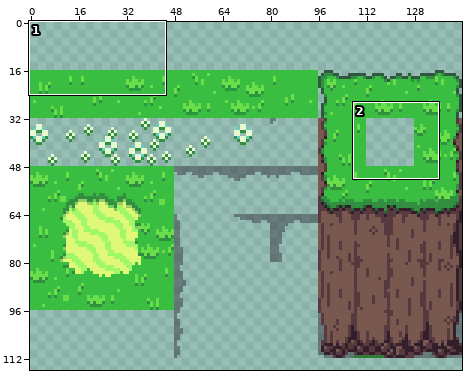
Two states of a sprite sheet, assets/tiles/sprites.png. The first picture is a wide view before the edit; the outline marks the close-up.
Close-up. Before the commit:
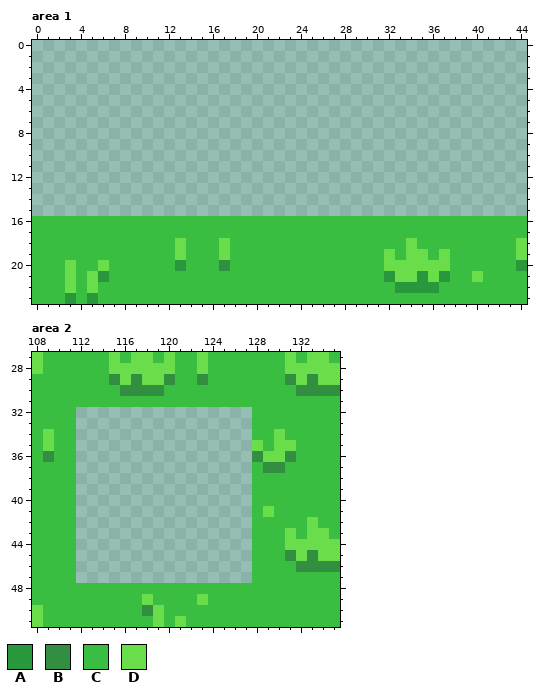
The file is 144x144 pixels. Shown: area 1: x 0..44, y 0..23; area 2: x 108..135, y 27..51. The old version is drawn lined up with the new one. The wide view leaves out empty margins.
Palette (. is transparent): A #29973b  B #328e41  C #3abe41  D #6add4b
Pixels before, area 1, first column x 0:
16 CCCCCCCCCCCCCCCCCCCCCCCCCCCCCCCCCCCCCCCCCCCCC
17 CCCCCCCCCCCCCCCCCCCCCCCCCCCCCCCCCCCCCCCCCCCCC
18 CCCCCCCCCCCCCDCCCDCCCCCCCCCCCCCCCCDCCCCCCCCCD
19 CCCCCCCCCCCCCDCCCDCCCCCCCCCCCCCCDCDDCDCCCCCCD
20 CCCDCCDCCCCCCACCCBCCCCCCCCCCCCCCDDDDDDCCCCCCA
21 CCCDCDACCCCCCCCCCCCCCCCCCCCCCCCCADDADACCDCCCC
22 CCCDCDCCCCCCCCCCCCCCCCCCCCCCCCCCCAAAACCCCCCCC
23 CCCACACCCCCCCCCCCCCCCCCCCCCCCCCCCCCCCCCCCCCCC
Pixels before, area 2, first column x 108:
27 DCCCCCCDCDDCDCCDCCCCCCCDCDDC
28 DCCCCCCDDDDDDCCDCCCCCCCDDDDD
29 CCCCCCCBDBDDBCCBCCCCCCCBDBDD
30 CCCCCCCCBBBBCCCCCCCCCCCCBBBB
31 CCCCCCCCCCCCCCCCCCCCCCCCCCCC
32 CCCC................CCCCCCCC
33 CCCC................CCCCCCCC
34 CDCC................CCDCCCCC
35 CDCC................DCDDCCCC
36 CBCC................BDDBCCCC
37 CCCC................CBBCCCCC
38 CCCC................CCCCCCCC
39 CCCC................CCCCCCCC
40 CCCC................CCCCCCCC
41 CCCC................CDCCCCCC
42 CCCC................CCCCCDCC
43 CCCC................CCCDCDDC
44 CCCC................CCCDDDDD
45 CCCC................CCCBDBDD
46 CCCC................CCCCBBBB
47 CCCC................CCCCCCCC
48 CCCCCCCCCCCCCCCCCCCCCCCCCCCC
49 CCCCCCCCCCDCCCCDCCCCCCCCCCCC
50 DCCCCCCCCCBDCCCCCCCCCCCCCCCC
51 DCCCCCCCCCCDCDCCCCCCCCCCCCCC
After:
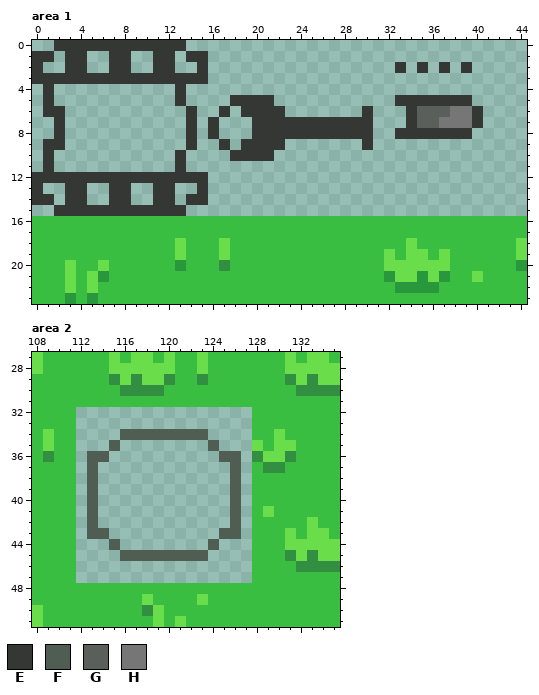
Colours new in this view: E #343734  F #4f5d52  G #5b5f5b  H #757675
The edit:
whole drawing moved by +0,+16 (the old picture is shown already moved)
Area 1:
y 0: x 2..13 ............ -> EEEEEEEEEEEE
y 1: x 0..1 .. -> EE; x 3..4 .. -> EE; x 7..8 .. -> EE; x 11..12 .. -> EE; x 14..15 .. -> EE
y 2: x 0 . -> E; x 3..4 .. -> EE; x 7..8 .. -> EE; x 11..12 .. -> EE; x 15 . -> E; x 33 . -> E; x 35 . -> E; x 37 . -> E; x 39 . -> E
y 3: x 0..15 ................ -> EEEEEEEEEEEEEEEE
y 4: x 1 . -> E; x 13 . -> E
y 5: x 1 . -> E; x 13 . -> E; x 18..21 .... -> EEEE; x 33..39 ....... -> EEEEEEE
y 6: x 1..2 .. -> EE; x 14 . -> E; x 17 . -> E; x 19..22 .... -> EEEE; x 30 . -> E; x 34..40 ....... -> EGGGHHE
y 7: x 2 . -> E; x 14 . -> E; x 16 . -> E; x 20..30 ........... -> EEEEEEEEEEE; x 34..40 ....... -> EGGHHHE
y 8: x 2 . -> E; x 14 . -> E; x 16 . -> E; x 20..30 ........... -> EEEEEEEEEEE; x 33..39 ....... -> EEEEEEE
y 9: x 1..2 .. -> EE; x 14 . -> E; x 17 . -> E; x 19..22 .... -> EEEE; x 30 . -> E
y 10: x 1 . -> E; x 13 . -> E; x 18..21 .... -> EEEE
y 11: x 1 . -> E; x 13 . -> E
y 12: x 0..15 ................ -> EEEEEEEEEEEEEEEE
y 13: x 0 . -> E; x 3..4 .. -> EE; x 7..8 .. -> EE; x 11..12 .. -> EE; x 15 . -> E
y 14: x 0..1 .. -> EE; x 3..4 .. -> EE; x 7..8 .. -> EE; x 11..12 .. -> EE; x 14..15 .. -> EE
y 15: x 2..13 ............ -> EEEEEEEEEEEE
Area 2:
y 34: x 116..123 ........ -> FFFFFFFF
y 35: x 115 . -> F; x 124 . -> F
y 36: x 113..114 .. -> FF; x 125..126 .. -> FF
y 37..42: x 113 . -> F; x 126 . -> F
y 43: x 113..114 .. -> FF; x 125..126 .. -> FF
y 44: x 115 . -> F; x 124 . -> F
y 45: x 116..123 ........ -> FFFFFFFF
